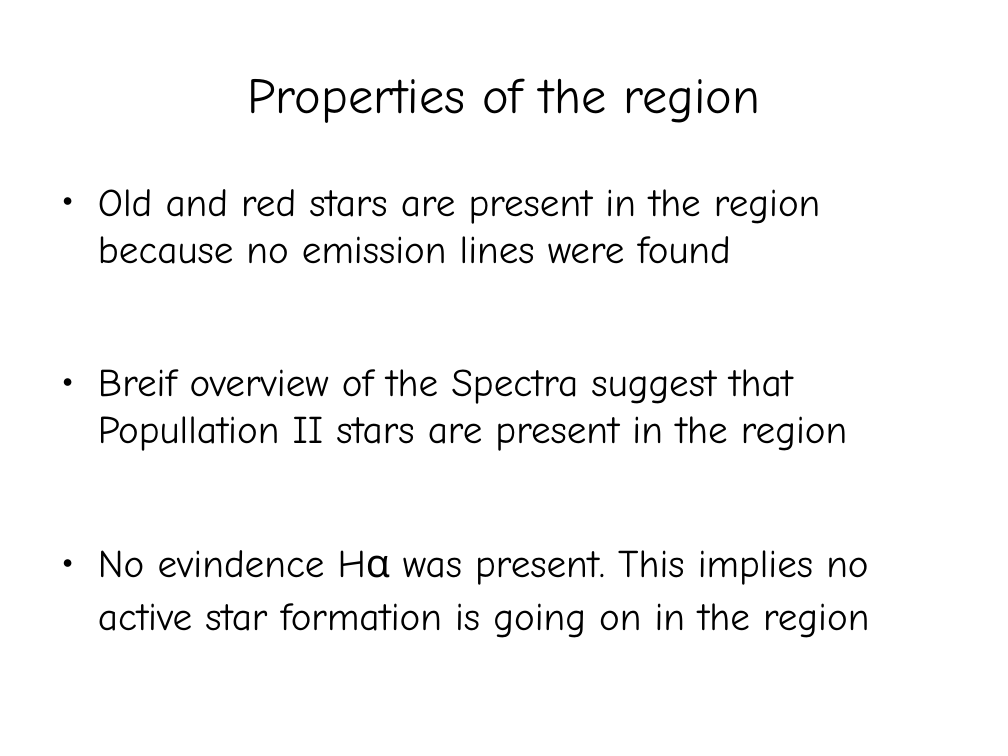
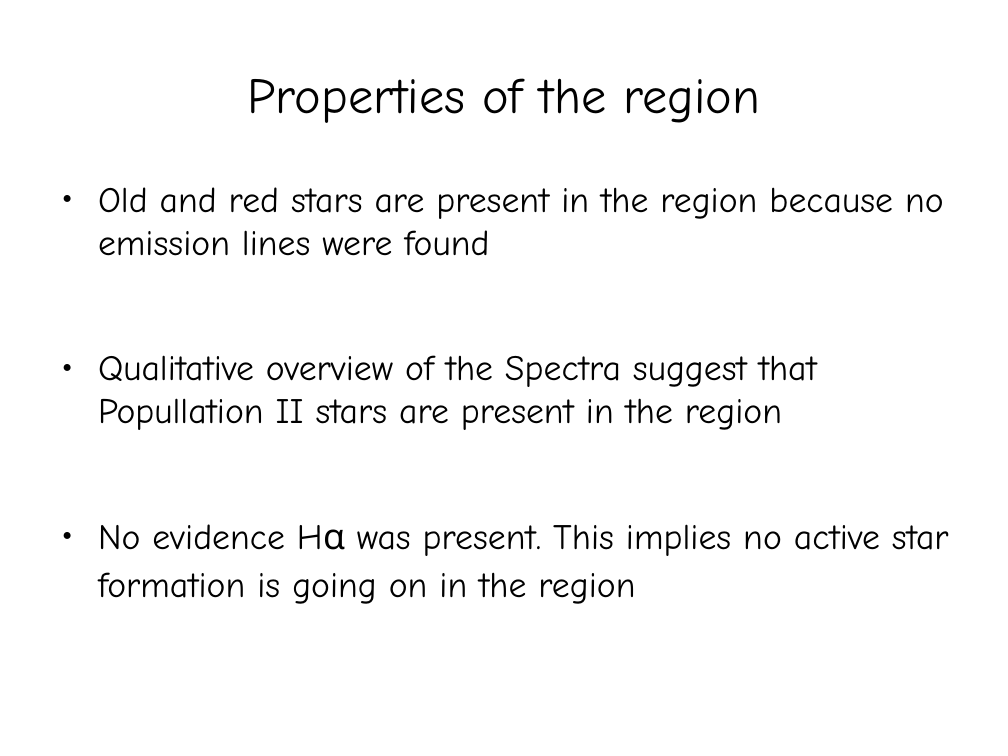
Before and after one commit to vaammpyy/M31-Spectra-Analysis, a slide deck: slide 34 of M31 Report.pptx (slide 33 before the commit). Drawn at 1008x756 pixels with LibreOffice and Linux fonts; fonts in the diff are those of the drawing. Boxes give left, top, right and bottom in pixels: in the first picture for what was removed or moved away, otherwise in the second. Text is boxed around its words. In the diff, an @@ line names an element or a change of style, - is before the commit and + after.

```diff
--- a/M31 Report.pptx
+++ b/M31 Report.pptx
@@ text at (98,187,944,256): size 28 to 25.5 pt in "Old and red stars are present in ..." @@
@@ text at (98,355,949,604): text changed; size 28 to 25.5 pt @@
-● Breif overview of the Spectra suggest that Popullation II stars are present in the region
-● No evindence Hα was present. This implies no active star formation is going on in the region
+● Qualitative overview of the Spectra suggest that Popullation II stars are present in the region
+● No evidence Hα was present. This implies no active star formation is going on in the region
```
Also in this commit, not shown: 12 other slides changed, 1 slide added.
